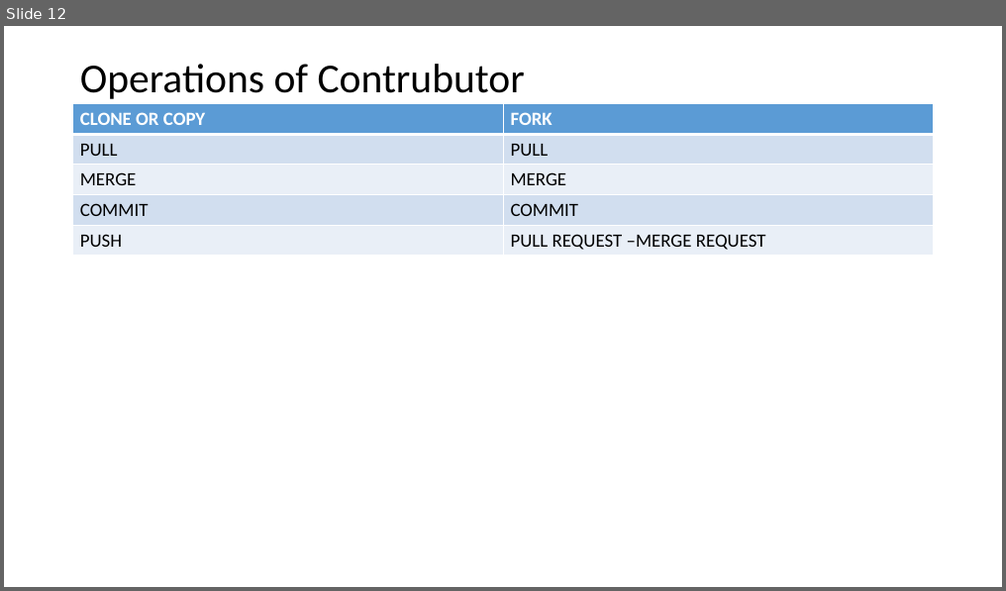
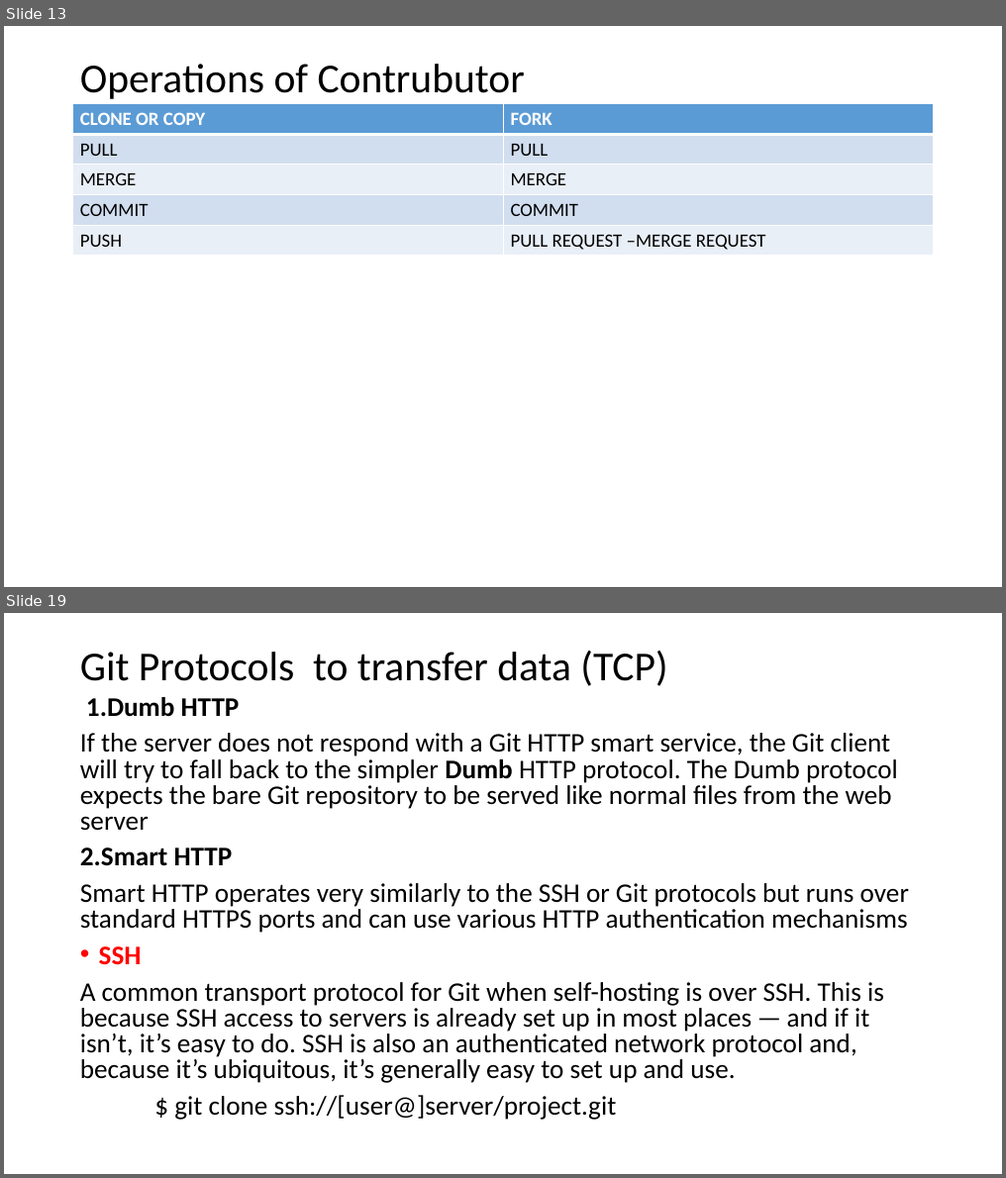
Before and after one commit to mhgulen/Dosyalar, a slide deck: Version Control Protocols.pptx. Shown one above the other, each under a label of ours: slide 12 before the commit, slides 13 and 19 after it; the slides between them are not shown. The pictures are 1006x591 and 1006x1178 pixels, drawn with LibreOffice and Linux fonts; fonts in the diff are those of the drawing. Boxes give left, top, right and bottom in pixels: in the first picture for what was removed or moved away, otherwise in the second. Text is boxed around its words. In the diff, an @@ line names an element or a change of style, - is before the commit and + after.

```diff
--- a/Version Control Protocols.pptx
+++ b/Version Control Protocols.pptx
@@ slide 19 added at <box>4,613,1002,1174</box>, background #FFFFFF @@
@@ title added at <box>80,651,667,686</box>, 39.6 pt, text #000000 @@
+Git Protocols to transfer data (TCP)
@@ text added at <box>80,697,909,1120</box>, 25.9 pt, text #000000 @@
+1.Dumb HTTP
+If the server does not respond with a Git HTTP smart service, the Git client will try to fall back to the simpler Dumb HTTP protocol. The Dumb protocol expects the bare Git repository to be served like normal files from the web server
+2.Smart HTTP
+Smart HTTP operates very similarly to the SSH or Git protocols but runs over standard HTTPS ports and can use various HTTP authentication mechanisms
+• SSH
+A common transport protocol for Git when self-hosting is over SSH. This is because SSH access to servers is already set up in most places — and if it isn’t, it’s easy to do. SSH is also an authenticated network protocol and, because it’s ubiquitous, it’s generally easy to set up and use.
+$ git clone ssh://[user@]server/project.git
@@ what was slide 12 is now slide 13 @@
```
Also in this commit, not shown: 3 slides changed, 10 other slides added, 2 other files.
